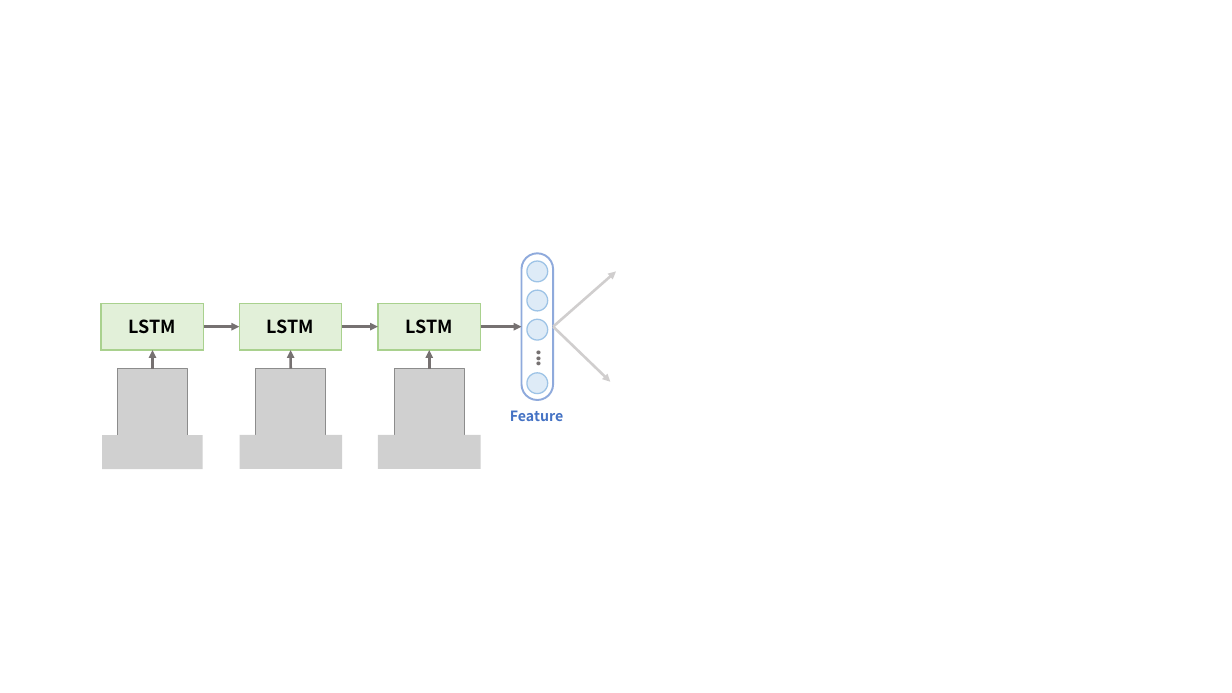
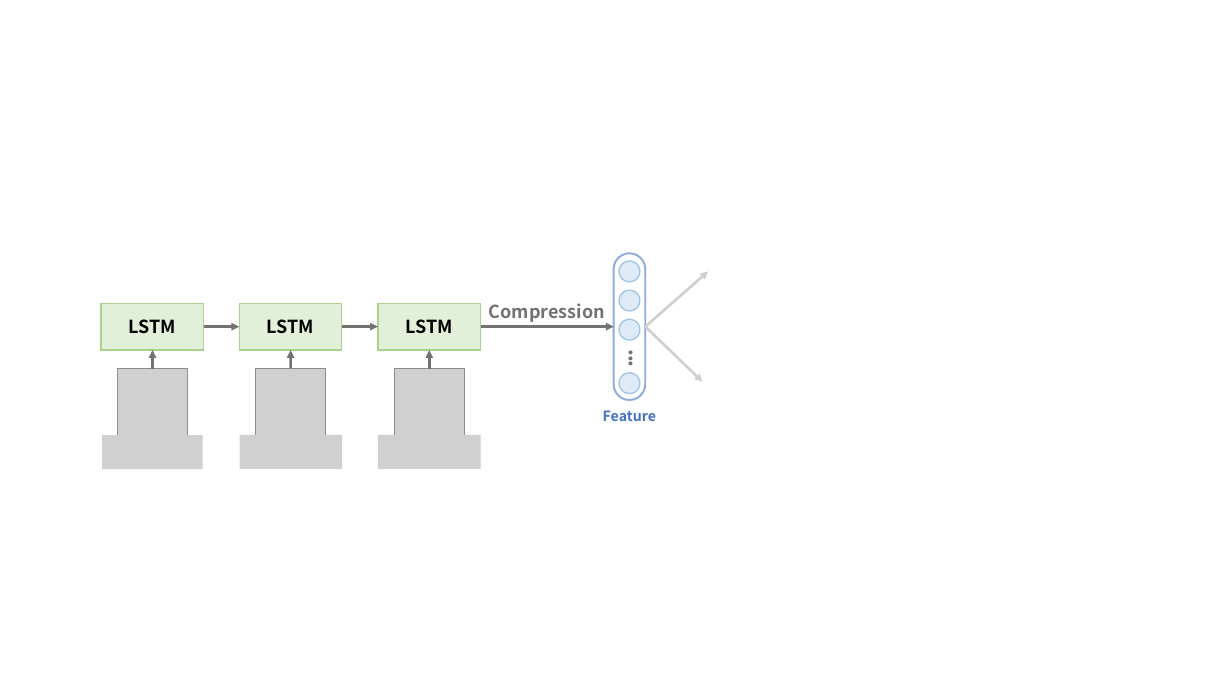
Before and after one commit to JoungheeKim/joungheekim.github.io, a slide deck: slide 5 of img/in-post/2020/2020-10-11/1011_resource.pptx. Drawn at 1232x693 pixels with LibreOffice and Linux fonts; fonts in the diff are those of the drawing; grey boxes stand for pictures. Boxes give left, top, right and bottom in pixels: in the first picture for what was removed or moved away, otherwise in the second. Text is boxed around its words. In the diff, an @@ line names an element or a change of style, - is before the commit and + after.

```diff
--- a/img/in-post/2020/2020-10-11/1011_resource.pptx
+++ b/img/in-post/2020/2020-10-11/1011_resource.pptx
@@ rounded rectangle: place and size @@
-rounded rectangle at <box>521,253,553,400</box>
+rounded rectangle at <box>614,253,645,400</box>
@@ arrow moved from (481, 327) - (521, 327) to (481, 327) - (614, 327) @@
@@ text added at <box>489,303,605,322</box>, 14 pt, text #767171, bold @@
+Compression
@@ text "•••": place and size @@
-text "•••" at <box>523,335,551,382</box>
+text "•••" at <box>616,335,643,382</box>
@@ 4 ellipses, 2 arrows, 1 text: place and size @@
-4 ellipses, 2 arrows, 1 text at <box>510,262,616,421</box>
+4 ellipses, 2 arrows, 1 text at <box>603,262,708,421</box>
```
Also in this commit, not shown: 1 other file.
